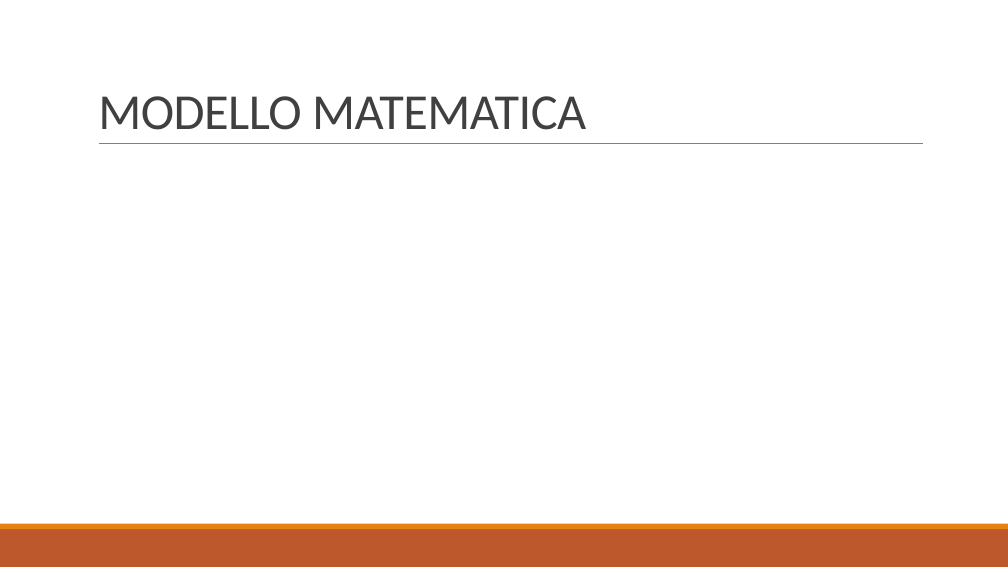
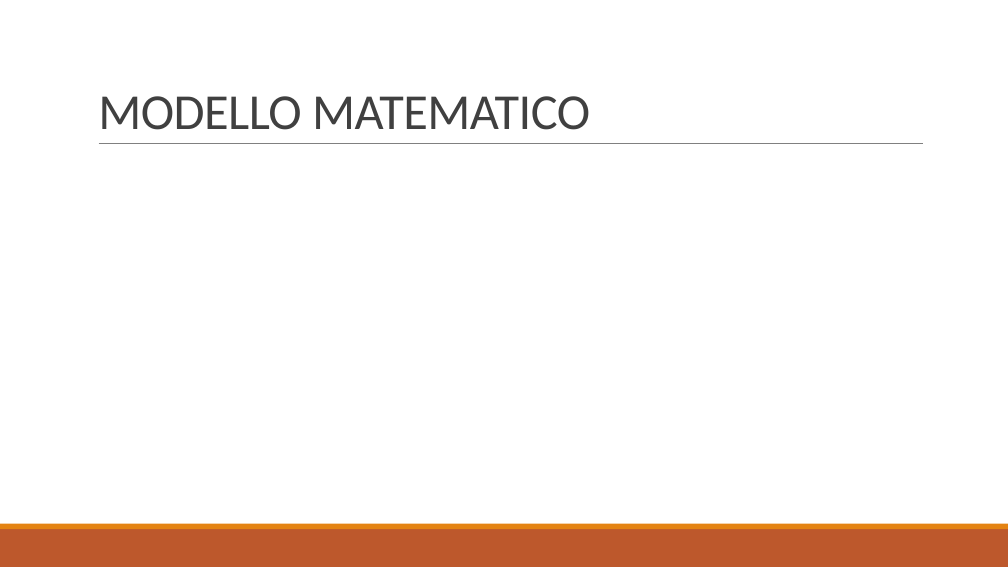
Before and after one commit to baldimario/Simplex, a slide deck: slide 4 of IDENTICAZIONE SISTEMA DI CARICHE PUNTIFORMI DA MISURE DI.pptx. Drawn at 1008x567 pixels with LibreOffice and Linux fonts; fonts in the diff are those of the drawing; grey boxes stand for pictures. Boxes give left, top, right and bottom in pixels: in the first picture for what was removed or moved away, otherwise in the second. Text is boxed around its words. In the diff, an @@ line names an element or a change of style, - is before the commit and + after.

```diff
--- a/IDENTICAZIONE SISTEMA DI CARICHE PUNTIFORMI DA MISURE DI.pptx
+++ b/IDENTICAZIONE SISTEMA DI CARICHE PUNTIFORMI DA MISURE DI.pptx
@@ title at [98,96,590,130]: text changed @@
-MODELLO MATEMATICA
+MODELLO MATEMATICO
```
Also in this commit, not shown: 8 other slides changed, 3 slides added, 2 slides removed, 2 other files.
